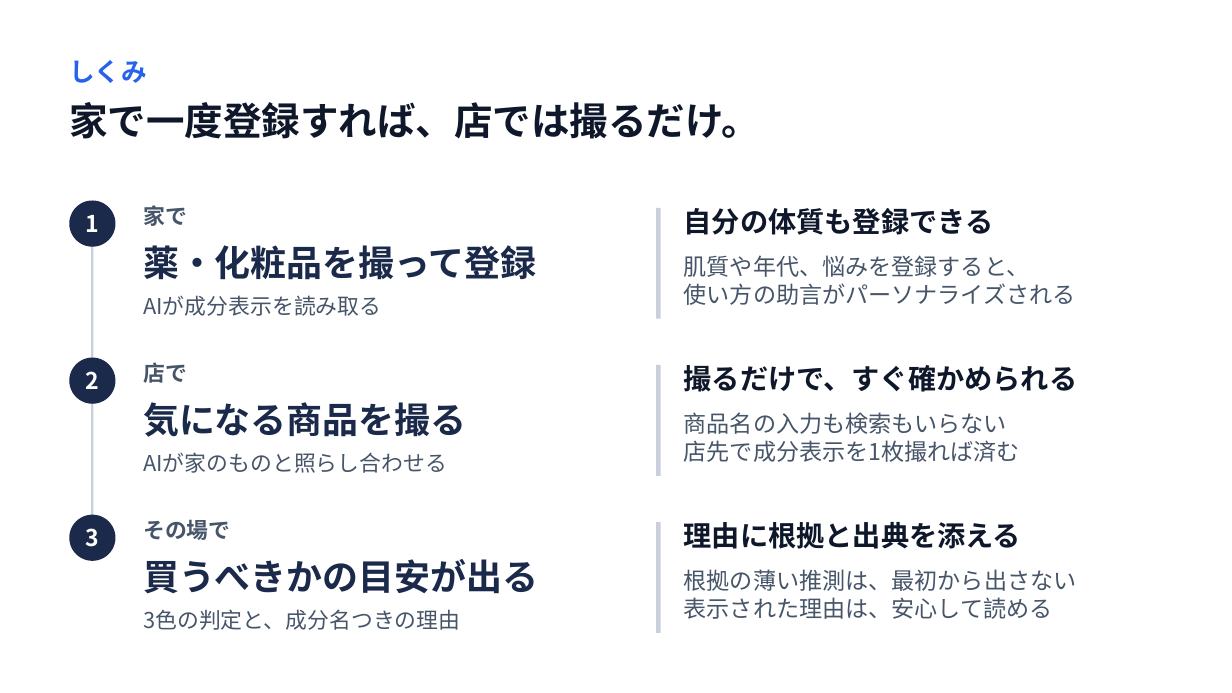
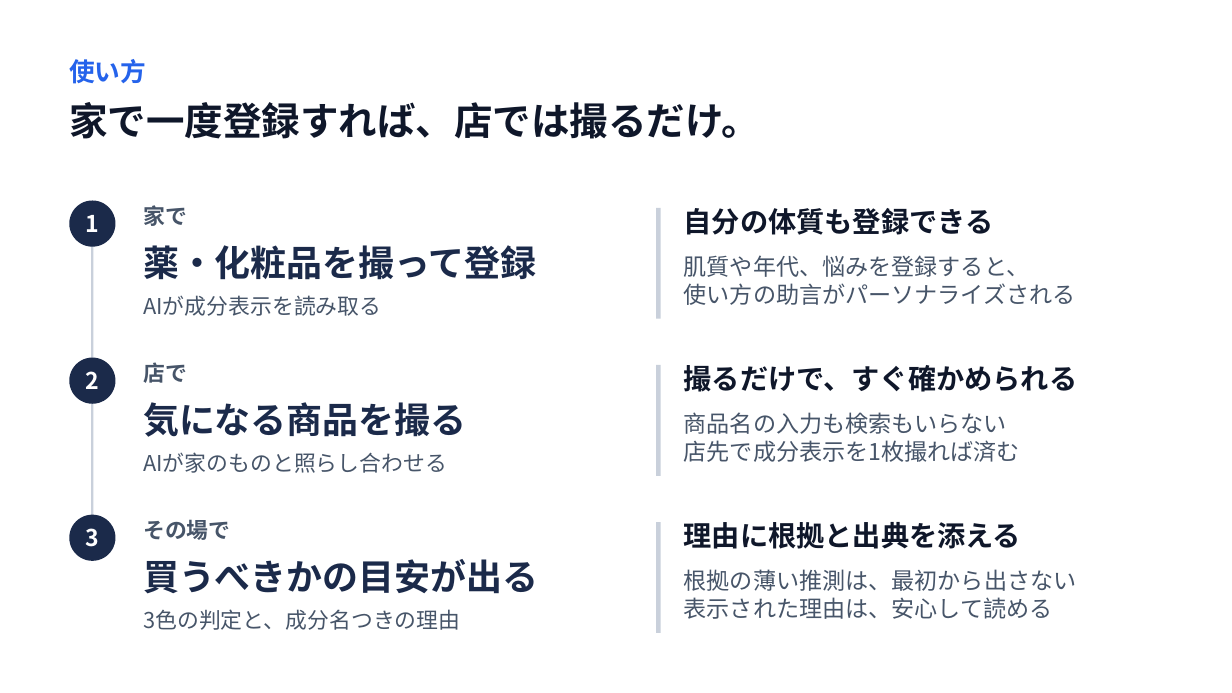
Before and after one commit to John-Frusciante/overlai, a slide deck: slide 8 of docs/ピッチ/Overlai_本選ピッチ.pptx. Drawn at 1232x693 pixels with LibreOffice and Linux fonts; fonts in the diff are those of the drawing. Boxes give left, top, right and bottom in pixels: in the first picture for what was removed or moved away, otherwise in the second. Text is boxed around its words. In the diff, an @@ line names an element or a change of style, - is before the commit and + after.

```diff
--- a/docs/ピッチ/Overlai_本選ピッチ.pptx
+++ b/docs/ピッチ/Overlai_本選ピッチ.pptx
@@ text at (69,59,146,84): text changed @@
-しくみ
+使い方
```
Also in this commit, not shown: 2 other slides changed, 2 other files.
